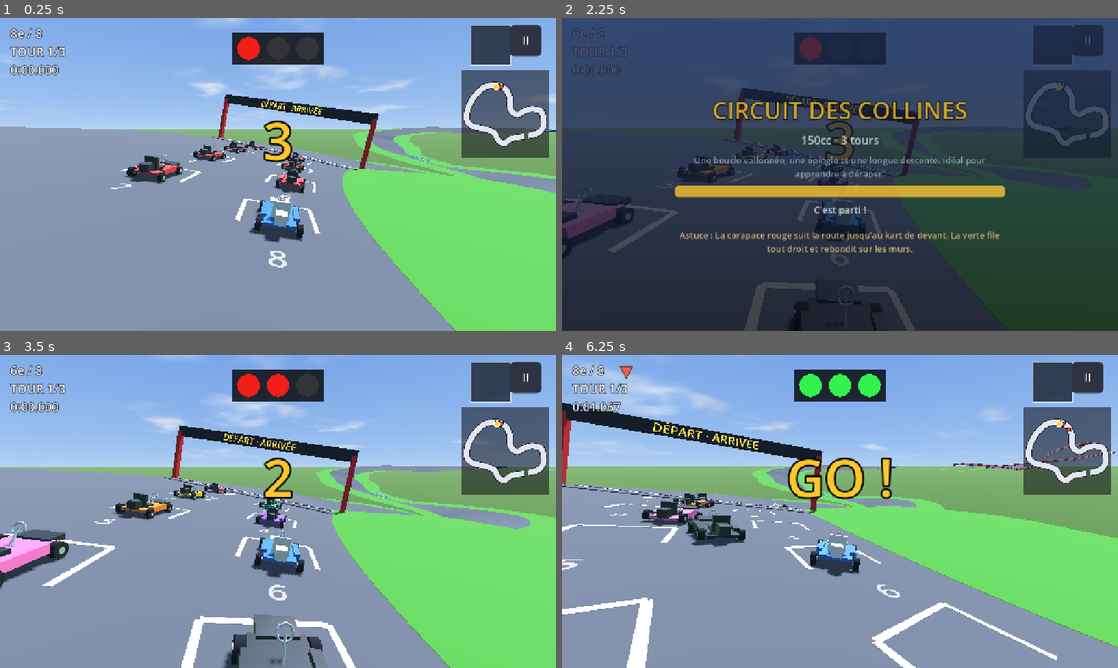
Above: before the commit, frames 1-4 (two rows, left to right).
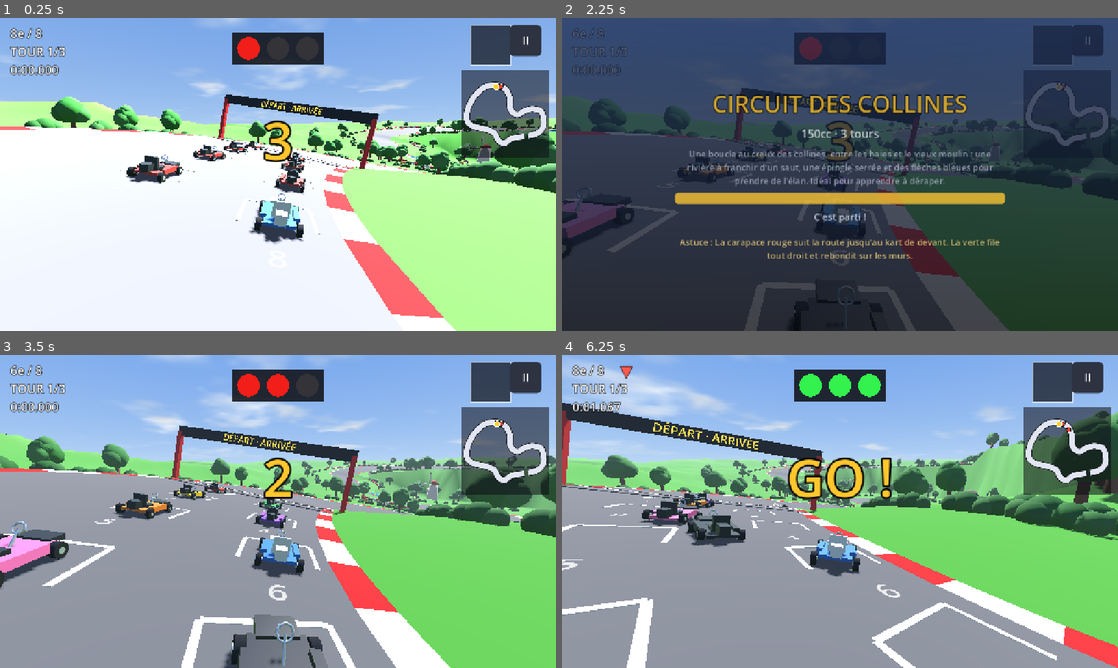
Above: after the commit, the same moments.

Repository: Ajustor/superKart
Game: Godot game, scene res://scenes/race.tscn
The game is run twice, just before and just after one commit, with the same random seed, the same clock (stepped at 60 frames per second) and the same inputs. This scene is started directly instead of the project's main scene.
Inputs (mouse positions are in pixels of both pictures, inside the frame that each line leads up to):
- Up to frame 1 (0.25 s): no input
- Up to frame 2 (2.25 s): tap Enter at 0.5 s; move the mouse to (962, 158) at 0.52 s; hold Right (steer_right) 0.53-1.25 s; hold Space (drift) 0.53-1.25 s; click (962, 158) at 0.67 s; click "II" at 1.25 s; click "Recommencer" at 2 s
- Up to frame 3 (3.5 s): drag from (166, 527) to (250, 574) at 2.77 s
- Up to frame 4 (6.25 s): move the mouse to (895, 442) at 3.52 s; hold Right (steer_right) 3.53-4.25 s; tap Ctrl (use_item) at 3.6 s; drag from (812, 574) to (673, 464) at 4.27 s; move the mouse to (1006, 558) at 5.02 s; hold Left (steer_left) 5.03-5.75 s; tap Alt at 5.1 s; drag from (673, 464) to (756, 433) at 5.77 s

The runs differ from the first frame. In frame 1, 65% of the frame differs, in the area x 0-100%, y 25-100%; in frame 2, 16%; in frame 3, 14%; in frame 4, 16%.

Commit message:
Circuit des Collines : un vrai paysage et des plaques d'accélération
La première piste, qui avait servi de test, flottait dans le vide :
- un relief de collines l'entoure (TrackTerrain), sous la route partout,
  creusé en ravin avec une rivière sous le saut ;
- ciel, lumière et brume à elle, bordures, arbres, bottes de foin, rochers,
  un moulin, et une haie qui marque le bord du praticable ;
- trois plaques d'accélération (TrackBoost) : avant le saut, en sortie
  d'épingle, et une décalée sur la ligne droite ;
- le faux raccourci (confondu avec le bas-côté) est retiré ;
- des barrières à l'extérieur des virages rapides retiennent les karts
  lancés par un turbo ou une étoile.

Harnais IA : 8/8 et aucune remise en piste en 50, 100, 150 et 200cc et en
miroir sur les derniers essais.

Co-Authored-By: Claude Opus 5.5 <noreply@anthropic.com>
Claude-Session: https://claude.ai/code/session_01MSZmi6hTcr7pxStusqEuw9

Diff:
--- a/resources/tracks/track_01_info.tres
+++ b/resources/tracks/track_01_info.tres
@@ -6,6 +6,6 @@
 script = ExtResource("1_info")
 id = "circuit_01"
 nom = "Circuit des Collines"
-description = "Une boucle vallonnée, une épingle et une longue descente. Idéal pour apprendre à déraper."
+description = "Une boucle au creux des collines, entre les haies et le vieux moulin : une rivière à franchir d'un saut, une épingle serrée et des flèches bleues pour prendre de l'élan. Idéal pour apprendre à déraper."
 chemin_scene = "res://scenes/tracks/track_01.tscn"
 tours = 3
--- a/scenes/tracks/track_01.tscn
+++ b/scenes/tracks/track_01.tscn
@@ -7,10 +7,57 @@
 [ext_resource type="Script" uid="uid://c6eaokwi1nmo5" path="res://scripts/track/features/track_offroad.gd" id="5_offroad"]
 [ext_resource type="Script" uid="uid://buiebxrijqyv" path="res://scripts/track/features/track_ramp.gd" id="6_ramp"]
 [ext_resource type="Script" uid="uid://q2ofv6qoojmw" path="res://scripts/track/features/track_gap.gd" id="7_gap"]
+[ext_resource type="Script" path="res://scripts/track/features/track_terrain.gd" id="8_terrain"]
+[ext_resource type="Script" path="res://scripts/track/features/track_boost.gd" id="12_boost"]
+[ext_resource type="Script" path="res://scripts/track/features/track_decor.gd" id="9_decor"]
+[ext_resource type="Shader" path="res://shaders/liquide.gdshader" id="10_liquide"]
+[ext_resource type="Shader" path="res://shaders/ciel.gdshader" id="11_ciel"]
+
+[sub_resource type="ShaderMaterial" id="Ciel"]
+shader = ExtResource("11_ciel")
+shader_parameter/haut = Color(0.28, 0.52, 0.9, 1)
+shader_parameter/horizon = Color(0.78, 0.88, 0.97, 1)
+shader_parameter/sol_horizon = Color(0.5, 0.68, 0.42, 1)
+shader_parameter/sol_bas = Color(0.3, 0.48, 0.22, 1)
+shader_parameter/nuages = 0.48
+shader_parameter/couleur_nuages = Color(1, 1, 1, 1)
+shader_parameter/etoiles = 0.0
+shader_parameter/soleil = 1.0
+
+[sub_resource type="Sky" id="Sky"]
+sky_material = SubResource("Ciel")
+
+[sub_resource type="Environment" id="Env"]
+background_mode = 2
+sky = SubResource("Sky")
+ambient_light_source = 2
+ambient_light_color = Color(0.62, 0.7, 0.78, 1)
+ambient_light_energy = 0.6
+fog_enabled = true
+fog_light_color = Color(0.75, 0.84, 0.95, 1)
+fog_density = 0.0007
+fog_sky_affect = 0.0
+
+[sub_resource type="ShaderMaterial" id="Mat_riviere"]
+shader = ExtResource("10_liquide")
+shader_parameter/couleur_profonde = Color(0.08, 0.32, 0.45, 1)
+shader_parameter/couleur_claire = Color(0.3, 0.62, 0.72, 1)
+shader_parameter/echelle = 5.0
+shader_parameter/vitesse = 0.5
+shader_parameter/rides = 0.4
+shader_parameter/lueur = 0.0
+shader_parameter/rugosite = 0.15
+
+[sub_resource type="PlaneMesh" id="Riviere"]
+material = SubResource("Mat_riviere")
+size = Vector2(60, 60)
 
 [node name="Track" type="Node3D" unique_id=1258864960]
 script = ExtResource("1_track")
 curve = ExtResource("2_curve")
+road_color = Color(0.4, 0.4, 0.43, 1)
+bordures = true
+musique = 0
 
 [node name="CurveEditor" type="Path3D" parent="." unique_id=1708648200]
 curve = ExtResource("2_curve")
@@ -42,13 +89,6 @@
 debut = 326.0
 longueur = 12.0
 
-[node name="RaccourciHerbe" type="Node3D" parent="."]
-script = ExtResource("5_offroad")
-debut = 560.0
-longueur = 45.0
-decalage = 14.0
-largeur = 10.0
-
 [node name="HerbeDroite" type="Node3D" parent="."]
 script = ExtResource("5_offroad")
 longueur = 310.0
@@ -80,3 +120,117 @@
 debut = 375.0
 longueur = 95.0
 cote = 1
+
+[node name="WorldEnvironment" type="WorldEnvironment" parent="."]
+environment = SubResource("Env")
+
+[node name="DirectionalLight3D" type="DirectionalLight3D" parent="."]
+transform = Transform3D(0.766, -0.492, 0.414, 0, 0.643, 0.766, -0.643, -0.587, 0.492, 0, 60, 0)
+light_color = Color(1, 0.96, 0.88, 1)
+light_energy = 0.95
+shadow_enabled = true
+
+[node name="Relief" type="Node3D" parent="."]
+script = ExtResource("8_terrain")
+
+[node name="Riviere" type="MeshInstance3D" parent="."]
+transform = Transform3D(1, 0, 0, 0, 1, 0, 0, 0, 1, 77, -12.5, 53)
+mesh = SubResource("Riviere")
+
+[node name="ArbresBord" type="Node3D" parent="."]
+script = ExtResource("9_decor")
+objet = 10
+longueur = 774.0
+decalage = 27.0
+espacement = 21.0
+eviter_la_route = true
+graine = 2
+
+[node name="ArbresLoin" type="Node3D" parent="."]
+script = ExtResource("9_decor")
+objet = 10
+debut = 9.0
+longueur = 774.0
+decalage = 46.0
+espacement = 17.0
+echelle = 1.3
+eviter_la_route = true
+graine = 5
+
+[node name="Bottes" type="Node3D" parent="."]
+script = ExtResource("9_decor")
+objet = 11
+debut = 40.0
+longueur = 700.0
+decalage = 23.0
+espacement = 55.0
+eviter_la_route = true
+graine = 7
+
+[node name="Rochers" type="Node3D" parent="."]
+script = ExtResource("9_decor")
+objet = 5
+debut = 20.0
+longueur = 760.0
+decalage = 34.0
+espacement = 60.0
+echelle = 0.8
+eviter_la_route = true
+graine = 11
+
+[node name="Moulin" type="Node3D" parent="."]
+script = ExtResource("9_decor")
+objet = 12
+debut = 210.0
+longueur = 1.0
+decalage = 58.0
+espacement = 0.0
+symetrique = false
+eviter_la_route = true
+
+[node name="Haies" type="Node3D" parent="."]
+script = ExtResource("9_decor")
+objet = 13
+longueur = 774.0
+decalage = 20.8
+espacement = 3.2
+eviter_la_route = true
+graine = 13
+
+[node name="PlaqueAvantLeSaut" type="Node3D" parent="."]
+script = ExtResource("12_boost")
+debut = 300.0
+
+[node name="PlaqueSortieEpingle" type="Node3D" parent="."]
+script = ExtResource("12_boost")
+debut = 503.0
+
+[node name="PlaqueLigneDroite" type="Node3D" parent="."]
+script = ExtResource("12_boost")
+debut = 628.0
+decalage = -4.0
+largeur = 4.0
+
+[node name="BarriereVirageDuMoulin" type="Node3D" parent="."]
+script = ExtResource("3_wall")
+debut = 168.0
+longueur = 64.0
+cote = 1
+marge = 9.2
+hauteur = 1.0
+
+[node name="BarriereSortieDuMoulin" type="Node3D" parent="."]
+script = ExtResource("3_wall")
+debut = 212.0
+longueur = 42.0
+cote = 0
+marge = 9.2
+hauteur = 1.0
+
+[node name="BarriereVirageSerre" type="Node3D" parent="."]
+script = ExtResource("3_wall")
+debut = 112.0
+longueur = 38.0
+cote = 0
+marge = 9.2
+hauteur = 1.0
--- a/scripts/race/race_session.gd
+++ b/scripts/race/race_session.gd
@@ -401,6 +401,9 @@
 	if tremplin != null and entree.kart.sauter(tremplin.impulsion):
 		entree.en_vol = true
 		entree.kart.motor.accorder_turbo(tremplin.duree_turbo, tremplin.force_turbo)
+	var plaque := _track.accelerateur_en(d, lateral)
+	if plaque != null and entree.kart.au_sol:
+		entree.kart.motor.accorder_turbo(plaque.duree_turbo, plaque.force_turbo)
 
 	if not dehors and _track.trou_en(d) == null:
 		# On remet en piste là où le kart roulait encore, pas là où la courbe
--- /dev/null
+++ b/scripts/track/features/track_boost.gd
@@ -0,0 +1,62 @@
+@tool
+class_name TrackBoost
+extends TrackFeature
+
+## Une plaque d'accélération : le kart qui roule dessus prend un turbo, comme
+## sur les flèches d'un Mario Kart. Posée sur la trajectoire idéale, elle
+## récompense qui la suit ; posée à côté, elle vaut un écart.
+##
+## Ses flèches défilent dans le sens de la course : on la reconnaît de loin,
+## et on sait de quel côté elle pousse.
+
+@export_range(0.1, 3.0, 0.05) var duree_turbo: float = 1.0:
+	set(valeur):
+		duree_turbo = valeur
+		_modifie()
+
+## Force du turbo, en multiple de la vitesse maximale.
+@export_range(1.0, 2.0, 0.01) var force_turbo: float = 1.35
+
+## Vitesse de défilement des flèches, en longueurs de motif par seconde.
+const DEFILEMENT := 1.6
+
+var _materiau_plaque: StandardMaterial3D
+
+
+func _init() -> void:
+	longueur = 6.0
+	largeur = 4.5
+
+
+func _construire(c: TrackCurve, racine: Node3D) -> void:
+	var g := decalage - largeur * 0.5
+	var r := decalage + largeur * 0.5
+	_materiau_plaque = _materiau()
+	TrackFeature._poser(racine, _nappe(c, g, r, 0.035), _materiau_plaque, false)
+
+
+func _process(delta: float) -> void:
+	if _materiau_plaque != null and not Engine.is_editor_hint():
+		var decale := _materiau_plaque.uv1_offset
+		decale.x = fposmod(decale.x - DEFILEMENT * delta * _materiau_plaque.uv1_scale.x * 2.0, 1.0)
+		_materiau_plaque.uv1_offset = decale
+
+
+## Des flèches claires sur fond bleu, en émissif.
+func _materiau() -> StandardMaterial3D:
+	var image := Image.create(32, 32, false, Image.FORMAT_RGB8)
+	var fond := Color(0.1, 0.35, 0.95)
+	var fleche := Color(0.55, 0.95, 1.0)
+	for y in 32:
+		for x in 32:
+			var v := absf(float(y) - 15.5) / 16.0
+			var phase := fposmod(float(x) / 32.0 + v * 0.45, 1.0)
+			image.set_pixel(x, y, fleche if phase < 0.3 and v < 0.8 else fond)
+	var m := StandardMaterial3D.new()
+	m.albedo_texture = ImageTexture.create_from_image(image)
+	m.uv1_scale = Vector3(1.0 / 2.0, 1.0 / largeur, 1.0)
+	m.emission_enabled = true
+	m.emission_texture = m.albedo_texture
+	m.emission_energy_multiplier = 0.9
+	m.texture_filter = BaseMaterial3D.TEXTURE_FILTER_LINEAR
+	return m
--- a/scripts/track/features/track_decor.gd
+++ b/scripts/track/features/track_decor.gd
@@ -13,7 +13,8 @@
 ## Tous les objets d'une rangée forment une seule MultiMesh : cinquante
 ## palmiers coûtent un appel de dessin, pas cinquante — ça compte sur mobile.
 
-enum Objet { PALMIER, PHARE, PILIER_DE_FEU, ETOILE, CHAMPIGNON, ROCHER, SAPIN, LAMPADAIRE, CRISTAL, IMMEUBLE }
+enum Objet { PALMIER, PHARE, PILIER_DE_FEU, ETOILE, CHAMPIGNON, ROCHER, SAPIN, LAMPADAIRE, CRISTAL, IMMEUBLE,
+	ARBRE, BOTTE_DE_FOIN, MOULIN, BUISSON }
 
 @export var objet: Objet = Objet.PALMIER:
 	set(valeur):
@@ -40,6 +41,13 @@
 @export_range(0.2, 10.0, 0.05) var echelle: float = 1.0:
 	set(valeur):
 		echelle = valeur
+		_modifie()
+
+## Ne pose rien sur la route : là où le tracé revient sur lui-même (une
+## épingle), une rangée posée au bord d'une branche tomberait sur l'autre.
+@export var eviter_la_route: bool = false:
+	set(valeur):
+		eviter_la_route = valeur
 		_modifie()
 
 ## Un peu de désordre : taille, orientation et place varient d'un objet à
@@ -76,10 +84,36 @@
 			var taille := echelle * (1.0 if espacement <= 0.0 else rng.randf_range(0.85, 1.15))
 			var envol := hauteur * (1.0 if objet != Objet.ETOILE else rng.randf_range(0.6, 1.4))
 			var ou := TrackFeature.point(c, ici, lateral, envol)
+			if eviter_la_route and _sur_la_route(c, ou):
+				continue
+			# Sur le relief du circuit, s'il en a un : loin de la route, le sol
+			# n'est plus à la hauteur du bitume.
+			var sol := _terrain()
+			if sol != null and absf(lateral) > c.half_width:
+				ou.y = sol.hauteur_en(ou.x, ou.z) + envol
 			var lacet := rng.randf_range(0.0, TAU) if objet != Objet.PHARE else 0.0
 			var base := Basis(Vector3.UP, lacet).scaled(Vector3.ONE * taille)
 			poses.append(Transform3D(base, ou))
 	return poses
+
+
+func _sur_la_route(c: TrackCurve, ou: Vector3) -> bool:
+	var d := c.distance_of(ou)
+	var proche := c.position_at(d)
+	# Trop haut ou trop bas : c'est une autre partie du relief, pas la route.
+	if absf(proche.y - ou.y) > 4.0:
+		return false
+	return absf(c.lateral_offset_at(ou, d)) < c.half_width + 4.0
+
+
+func _terrain() -> TrackTerrain:
+	var circuit := piste()
+	if circuit == null:
+		return null
+	for element in circuit.elements():
+		if element is TrackTerrain:
+			return element
+	return null
 
 
 func _construire(c: TrackCurve, racine: Node3D) -> void:
@@ -129,6 +163,14 @@
 			_cristal(brille)
 		Objet.IMMEUBLE:
 			_immeuble(mat, brille)
+		Objet.ARBRE:
+			_arbre(mat)
+		Objet.BOTTE_DE_FOIN:
+			_botte(mat)
+		Objet.MOULIN:
+			_moulin(mat)
+		Objet.BUISSON:
+			_buisson(mat)
 	var maillage := ArrayMesh.new()
 	if not mat.vide():
 		mat.dans(maillage, _materiau(false))
@@ -258,6 +300,54 @@
 			b.pave(Vector3(0, y, 0) + dir * 4.02, (Vector3(6.0, 0.9, 0.0) if absf(dir.x) < 0.5 else Vector3(0.0, 0.9, 6.0)) + Vector3(0.05, 0, 0.05), teinte)
 
 
+static func _arbre(m: _Assemblage) -> void:
+	# Un feuillu des collines : un tronc, et un houppier en boules serrées.
+	m.cylindre(Vector3.ZERO, Vector3.UP * 2.6, 0.35, 0.25, Color(0.42, 0.28, 0.16))
+	var vert := Color(0.2, 0.5, 0.18)
+	m.boule(Vector3(0, 3.6, 0), 1.9, vert)
+	m.boule(Vector3(1.1, 3.1, 0.4), 1.3, vert.lightened(0.08))
+	m.boule(Vector3(-1.0, 3.2, -0.5), 1.35, vert.darkened(0.08))
+	m.boule(Vector3(0.2, 4.6, -0.3), 1.2, vert.lightened(0.12))
+
+
+static func _botte(m: _Assemblage) -> void:
+	# Une botte ronde, couchée, et ses deux sangles.
+	var paille := Color(0.9, 0.76, 0.35)
+	m.cylindre(Vector3(-0.8, 0.75, 0), Vector3(0.8, 0.75, 0), 0.75, 0.75, paille, 12)
+	m.cylindre(Vector3(-0.8, 0.75, 0), Vector3(-0.79, 0.75, 0), 0.72, 0.1, paille.darkened(0.15), 12)
+	m.cylindre(Vector3(0.8, 0.75, 0), Vector3(0.79, 0.75, 0), 0.72, 0.1, paille.darkened(0.15), 12)
+	for x in [-0.35, 0.35]:
+		m.cylindre(Vector3(x - 0.04, 0.75, 0), Vector3(x + 0.04, 0.75, 0), 0.77, 0.77, Color(0.75, 0.2, 0.15), 12)
+
+
+static func _moulin(m: _Assemblage) -> void:
+	# Une tour blanche au toit rouge, et quatre ailes face au vent.
+	var pierre := Color(0.93, 0.9, 0.84)
+	m.cylindre(Vector3.ZERO, Vector3.UP * 9.0, 2.8, 2.1, pierre, 12)
+	m.cone(Vector3.UP * 9.0, 2.5, 2.6, Color(0.72, 0.2, 0.15), 12)
+	m.pave(Vector3(0, 1.1, 2.55), Vector3(1.1, 2.2, 0.3), Color(0.35, 0.22, 0.12))
+	var moyeu := Vector3(0, 8.6, 2.5)
+	m.boule(moyeu, 0.45, Color(0.3, 0.2, 0.12))
+	for i in 4:
+		var angle := PI * 0.5 * i
+		var dir := Vector3(cos(angle), sin(angle), 0.0)
+		var cote := Vector3(-dir.y, dir.x, 0.0)
+		var bout := moyeu + dir * 7.0 + Vector3(0, 0, 0.1)
+		m.cylindre(moyeu, bout, 0.12, 0.08, Color(0.4, 0.28, 0.16), 6)
+		m.pave(moyeu + dir * 4.3 + cote * 0.55 + Vector3(0, 0, 0.15),
+			Vector3(absf(dir.x) * 4.6 + absf(cote.x) * 1.0, absf(dir.y) * 4.6 + absf(cote.y) * 1.0, 0.06),
+			Color(0.96, 0.94, 0.88))
+
+
+static func _buisson(m: _Assemblage) -> void:
+	# Un buisson bas : serrés en rangée, ils font une haie qui marque le bord
+	# du terrain praticable sans cacher la route.
+	var vert := Color(0.18, 0.42, 0.16)
+	m.boule(Vector3(0, 0.55, 0), 0.95, vert)
+	m.boule(Vector3(0.9, 0.45, 0.2), 0.75, vert.lightened(0.07))
+	m.boule(Vector3(-0.9, 0.45, -0.2), 0.75, vert.darkened(0.06))
+
+
 static func _rocher(m: _Assemblage) -> void:
 	m.boule(Vector3(0, 0.6, 0), 1.5, Color(0.5, 0.47, 0.44))
 	m.boule(Vector3(1.1, 0.4, 0.5), 0.9, Color(0.45, 0.42, 0.4))
--- /dev/null
+++ b/scripts/track/features/track_terrain.gd
@@ -0,0 +1,270 @@
+@tool
+class_name TrackTerrain
+extends TrackFeature
+
+## Le sol autour du circuit : un relief de collines qui épouse la route. Juste
+## sous le bitume et au ras des bas-côtés près du tracé, il s'en affranchit en
+## s'éloignant et monte en collines ; sous un trou du circuit, il se creuse en
+## ravin.
+##
+## Purement décoratif : sans collision, il ne change rien à la course. Un kart
+## qui quitte la route est remis en piste bien avant d'atteindre le relief.
+##
+## Les décors du même circuit s'y posent (TrackDecor.hauteur_du_sol) : un
+## arbre à quarante mètres de la route est au pied de sa colline, pas en
+## l'air au niveau du bitume.
+
+## Mètres de terrain autour du tracé.
+@export_range(20.0, 600.0, 5.0) var marge: float = 160.0:
+	set(valeur):
+		marge = valeur
+		_modifie()
+
+## Taille d'une maille, en mètres : plus fin, plus joli, plus lourd.
+@export_range(2.0, 20.0, 0.5) var maille: float = 6.0:
+	set(valeur):
+		maille = valeur
+		_modifie()
+
+## Hauteur des collines au loin, en mètres.
+@export_range(0.0, 80.0, 0.5) var relief: float = 14.0:
+	set(valeur):
+		relief = valeur
+		_modifie()
+
+## Profondeur du ravin sous un trou du circuit.
+@export_range(0.0, 60.0, 0.5) var ravin: float = 16.0:
+	set(valeur):
+		ravin = valeur
+		_modifie()
+
+@export var couleur: Color = Color(0.3, 0.6, 0.22):
+	set(valeur):
+		couleur = valeur
+		_modifie()
+
+@export var graine: int = 3:
+	set(valeur):
+		graine = valeur
+		_modifie()
+
+## Pas des échantillons de route, en mètres.
+const PAS := 3.0
+## Case de la grille de recherche des échantillons, en mètres.
+const CASE := 30.0
+## Sous le bitume, puis au ras des bas-côtés : juste assez pour ne jamais
+## percer la route dans un creux (flèche d'une corde de 6 m sur un rayon
+## vertical de 50 m : 9 cm).
+const SOUS_LA_ROUTE := 0.45
+const SOUS_LE_BORD := 0.14
+
+var _echantillons: Array[Vector3] = []
+var _droites: Array[Vector3] = []
+var _dans_un_trou: Array[bool] = []
+var _grille: Dictionary = {}
+var _bruit: FastNoiseLite
+var _pour: TrackCurve
+
+
+func _init() -> void:
+	longueur = 1.0
+
+
+## La hauteur du sol à ce point (x, z) du monde.
+func hauteur_en(x: float, z: float) -> float:
+	var c := courbe()
+	if c == null:
+		return 0.0
+	_preparer(c)
+	return _hauteur(c, x, z)
+
+
+func _preparer(c: TrackCurve) -> void:
+	if _pour == c and not _echantillons.is_empty():
+		return
+	_pour = c
+	_echantillons.clear()
+	_droites.clear()
+	_dans_un_trou.clear()
+	_grille.clear()
+	var circuit := piste()
+	var n := maxi(int(c.length / PAS), 8)
+	for i in n:
+		var d := c.length * float(i) / float(n)
+		_echantillons.append(c.position_at(d))
+		_droites.append(c.right_at(d))
+		# Le ravin déborde un peu du trou : ses bords ne tombent pas à pic
+		# au ras de la route.
+		var trou := false
+		if circuit != null:
+			for marge_trou in [-4.0, 0.0, 4.0]:
+				if circuit.trou_en(wrapf(d + marge_trou, 0.0, c.length)) != null:
+					trou = true
+		_dans_un_trou.append(trou)
+		var cle := _case(_echantillons[i].x, _echantillons[i].z)
+		# Un PackedInt32Array se copie : on le relit, on l'allonge, on le
+		# range.
+		var liste: PackedInt32Array = _grille.get(cle, PackedInt32Array())
+		liste.append(i)
+		_grille[cle] = liste
+	_bruit = FastNoiseLite.new()
+	_bruit.seed = graine
+	_bruit.noise_type = FastNoiseLite.TYPE_SIMPLEX_SMOOTH
+	_bruit.frequency = 0.006
+	_bruit.fractal_octaves = 3
+
+
+func _case(x: float, z: float) -> Vector2i:
+	return Vector2i(floori(x / CASE), floori(z / CASE))
+
+
+## L'échantillon de route le plus proche dans le plan, et sa distance. Cherché
+## dans les cases voisines ; au-delà, tout est loin et la plus proche des
+## routes n'a plus d'importance que pour l'altitude de base.
+func _plus_proche(x: float, z: float) -> Vector2:
+	var centre := _case(x, z)
+	var meilleur := -1
+	var d2_min := INF
+	for dx in range(-2, 3):
+		for dz in range(-2, 3):
+			var cle := centre + Vector2i(dx, dz)
+			if not _grille.has(cle):
+				continue
+			for i in (_grille[cle] as PackedInt32Array):
+				var e := _echantillons[i]
+				var d2 := (e.x - x) * (e.x - x) + (e.z - z) * (e.z - z)
+				if d2 < d2_min:
+					d2_min = d2
+					meilleur = i
+	if meilleur < 0:
+		# Loin de tout : une recherche grossière suffit.
+		for i in range(0, _echantillons.size(), 8):
+			var e := _echantillons[i]
+			var d2 := (e.x - x) * (e.x - x) + (e.z - z) * (e.z - z)
+			if d2 < d2_min:
+				d2_min = d2
+				meilleur = i
+	return Vector2(meilleur, sqrt(d2_min))
+
+
+func _hauteur(c: TrackCurve, x: float, z: float) -> float:
+	var trouve := _plus_proche(x, z)
+	var i := int(trouve.x)
+	var loin := trouve.y
+	var e := _echantillons[i]
+	var droite := _droites[i]
+	# Près de la route, le point le plus proche exactement, projeté sur la
+	# courbe : à l'intérieur d'un virage serré, estimer « le long de la route »
+	# depuis l'échantillon voisin se trompait de deux mètres, soit un
+	# demi-mètre d'altitude dans une côte.
+	if loin < c.half_width + 20.0:
+		var d := c.distance_of(Vector3(x, e.y, z))
+		e = c.position_at(d)
+		droite = c.right_at(d)
+	var plat := Vector3(droite.x, 0.0, droite.z).normalized()
+	var lateral := (Vector3(x, e.y, z) - e).dot(plat)
+	var demi := c.half_width
+	# La surface de la route, dévers compris, prolongée à plat au-delà du bord
+	# (comme les bas-côtés, voir TrackFeature.point).
+	var route := e.y + droite.y * clampf(lateral, -demi, demi)
+	# Un mètre de marge : au bord extérieur d'un virage, l'écart mesuré depuis
+	# l'échantillon voisin est un peu faussé par la courbure.
+	var enfonce := lerpf(SOUS_LA_ROUTE, SOUS_LE_BORD, smoothstep(demi + 1.0, demi + 2.5, absf(lateral)))
+	var pres := route - enfonce
+	# En s'éloignant, les collines.
+	# Pas avant d'avoir dépassé les bas-côtés d'une maille : un relief qui
+	# monte sous leur bord les percerait en dents de scie.
+	var ouvert := smoothstep(demi + 14.0, demi + 70.0, loin)
+	var colline := e.y + relief * ouvert * (0.55 + 0.45 * _bruit.get_noise_2d(x, z))
+	var h := lerpf(pres, colline, ouvert)
+	if _dans_un_trou[i]:
+		var creux := 1.0 - smoothstep(demi + 2.0, demi + 18.0, loin)
+		h = lerpf(h, e.y - ravin, creux)
+	return minf(h, _sous_les_autres_routes(x, z, i, demi))
+
+
+## Là où le tracé revient sur lui-même (une épingle), le point de route le
+## plus proche n'est pas le seul au-dessus duquel passer : une maille entre
+## deux branches à des hauteurs différentes percerait la plus basse. On reste
+## sous toute route à portée de maille.
+func _sous_les_autres_routes(x: float, z: float, deja: int, demi: float) -> float:
+	var plafond := INF
+	var portee := demi + maille * 1.5
+	var centre := _case(x, z)
+	for dx in range(-1, 2):
+		for dz in range(-1, 2):
+			var cle := centre + Vector2i(dx, dz)
+			if not _grille.has(cle):
+				continue
+			for i in (_grille[cle] as PackedInt32Array):
+				if absi(i - deja) < 8:
+					continue
+				var e := _echantillons[i]
+				var d2 := (e.x - x) * (e.x - x) + (e.z - z) * (e.z - z)
+				if d2 > portee * portee:
+					continue
+				var droite := _droites[i]
+				var plat := Vector3(droite.x, 0.0, droite.z).normalized()
+				var lateral := (Vector3(x, e.y, z) - e).dot(plat)
+				plafond = minf(plafond, e.y + droite.y * clampf(lateral, -demi, demi) - SOUS_LA_ROUTE)
+	return plafond
+
+
+func _construire(c: TrackCurve, racine: Node3D) -> void:
+	_pour = null
+	_preparer(c)
+	var mini := Vector2(INF, INF)
+	var maxi := Vector2(-INF, -INF)
+	for e in _echantillons:
+		mini = mini.min(Vector2(e.x, e.z))
+		maxi = maxi.max(Vector2(e.x, e.z))
+	mini -= Vector2.ONE * marge
+	maxi += Vector2.ONE * marge
+	var colonnes := int(ceil((maxi.x - mini.x) / maille)) + 1
+	var lignes := int(ceil((maxi.y - mini.y) / maille)) + 1
+
+	var teintes := FastNoiseLite.new()
+	teintes.seed = graine + 7
+	teintes.frequency = 0.03
+	var outil := SurfaceTool.new()
+	outil.begin(Mesh.PRIMITIVE_TRIANGLES)
+	for r in lignes:
+		for q in colonnes:
+			var x := mini.x + q * maille
+			var z := mini.y + r * maille
+			var h := _hauteur(c, x, z)
+			var proche := _plus_proche(x, z)
+			var ref := _echantillons[int(proche.x)].y
+			# L'herbe varie un peu ; le fond du ravin est de terre et de roche,
+			# les sommets un peu plus secs.
+			var teinte := couleur.lightened(0.08 * teintes.get_noise_2d(x, z)).darkened(0.06 * maxf(-teintes.get_noise_2d(z, x), 0.0))
+			var profondeur := clampf((ref - h - 1.5) / 6.0, 0.0, 1.0)
+			teinte = teinte.lerp(Color(0.42, 0.36, 0.3), profondeur)
+			var altitude := clampf((h - ref - relief * 0.5) / maxf(relief, 0.01), 0.0, 1.0)
+			teinte = teinte.lerp(Color(0.55, 0.6, 0.3), altitude * 0.5)
+			outil.set_color(teinte)
+			outil.add_vertex(Vector3(x, h, z))
+	for r in lignes - 1:
+		for q in colonnes - 1:
+			var a := r * colonnes + q
+			var b := a + 1
+			var cc := a + colonnes
+			var d := cc + 1
+			outil.add_index(a)
+			outil.add_index(b)
+			outil.add_index(cc)
+			outil.add_index(b)
+			outil.add_index(d)
+			outil.add_index(cc)
+	outil.generate_normals()
+	var maillage := outil.commit()
+	var m := StandardMaterial3D.new()
+	m.vertex_color_use_as_albedo = true
+	m.roughness = 1.0
+	# Tourné dans un sens ou dans l'autre selon le repère : les deux faces.
+	m.cull_mode = BaseMaterial3D.CULL_DISABLED
+	var affichage := MeshInstance3D.new()
+	affichage.mesh = maillage
+	affichage.material_override = m
+	affichage.cast_shadow = GeometryInstance3D.SHADOW_CASTING_SETTING_OFF
+	racine.add_child(affichage)
--- a/scripts/track/track.gd
+++ b/scripts/track/track.gd
@@ -231,6 +231,14 @@
 
 
 ## Le tremplin sous ce point du circuit, ou null.
+## La plaque d'accélération sous ce point, ou null.
+func accelerateur_en(distance: float, lateral: float) -> TrackBoost:
+	for element in elements():
+		if element is TrackBoost and element.contient(distance, lateral, track_curve.length):
+			return element
+	return null
+
+
 func tremplin_en(distance: float, lateral: float) -> TrackJump:
 	for element in elements():
 		if element is TrackJump and element.contient(distance, lateral, track_curve.length):
--- /dev/null
+++ b/tests/test_relief.gd
@@ -0,0 +1,48 @@
+extends GutTest
+
+## Le relief des circuits : sous la route partout, au ras des bas-côtés, et
+## creusé sous les trous.
+
+var piste: Track
+
+
+func before_all() -> void:
+	piste = (load("res://scenes/tracks/track_01.tscn") as PackedScene).instantiate() as Track
+	add_child(piste)
+
+
+func after_all() -> void:
+	piste.free()
+
+
+func _relief() -> TrackTerrain:
+	for e in piste.elements():
+		if e is TrackTerrain:
+			return e
+	return null
+
+
+func test_le_relief_ne_perce_jamais_la_route() -> void:
+	var relief := _relief()
+	assert_not_null(relief)
+	var c := piste.track_curve
+	var pires := []
+	var d := 0.0
+	while d < c.length:
+		if piste.trou_en(d) == null:
+			for lateral in [-c.half_width, -c.half_width * 0.5, 0.0, c.half_width * 0.5, c.half_width]:
+				var p := TrackFeature.point(c, d, lateral, 0.0)
+				var h := relief.hauteur_en(p.x, p.z)
+				if h > p.y - 0.05:
+					pires.append("%d m, %+.0f : %.2f au-dessus" % [d, lateral, h - p.y])
+		d += 2.0
+	assert_eq(pires.size(), 0, "\n".join(pires.slice(0, 12)))
+
+
+func test_le_relief_se_creuse_sous_le_trou() -> void:
+	var relief := _relief()
+	var c := piste.track_curve
+	var d := 332.0
+	assert_not_null(piste.trou_en(d))
+	var p := c.position_at(d)
+	assert_lt(relief.hauteur_en(p.x, p.z), p.y - RaceSession.FALL_DEPTH, "assez profond pour qu'on y tombe")
Not shown, added: scripts/track/features/track_boost.gd.uid
Not shown, added: scripts/track/features/track_terrain.gd.uid
Not shown, added: tests/test_relief.gd.uid
Not shown, changed: docs/outil-circuits.md
